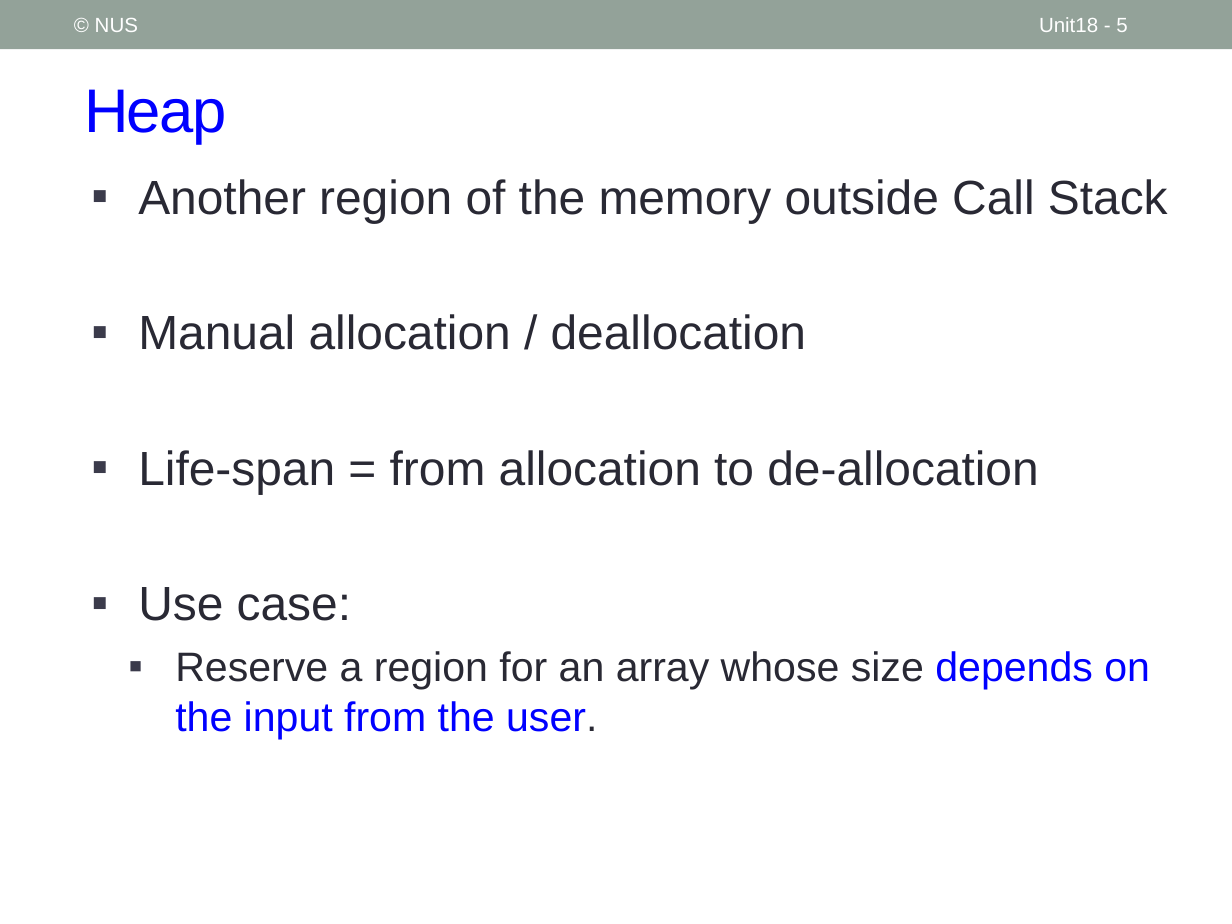
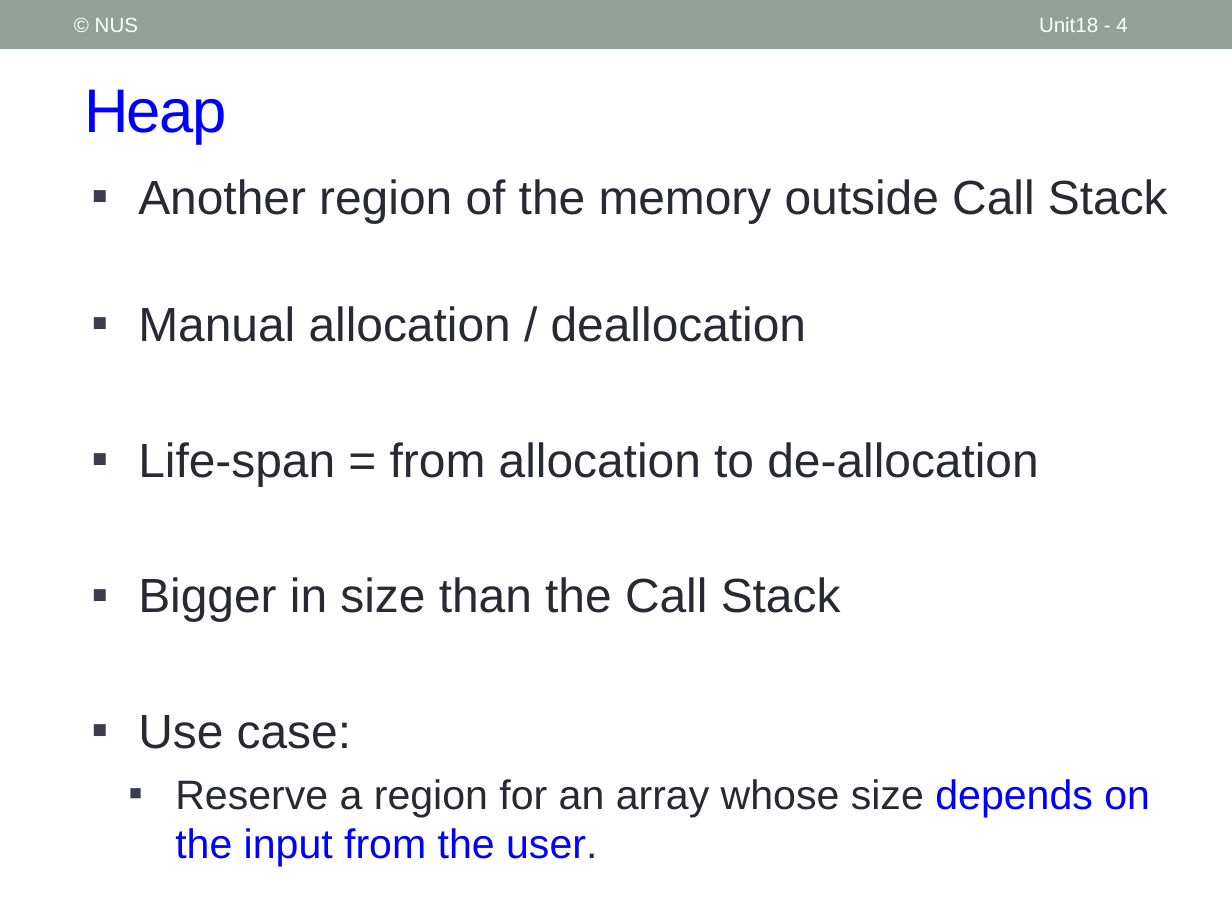
Before and after one commit to nus-cs1010-2021-s2/website, a slide deck: slide 4 of docs/slides/Unit18_Heap.pptx (slide 5 before the commit). Drawn at 1232x924 pixels with LibreOffice and Linux fonts; fonts in the diff are those of the drawing. Boxes give left, top, right and bottom in pixels: in the first picture for what was removed or moved away, otherwise in the second. Text is boxed around its words. In the diff, an @@ line names an element or a change of style, - is before the commit and + after.

```diff
--- a/docs/slides/Unit18_Heap.pptx
+++ b/docs/slides/Unit18_Heap.pptx
@@ page number at bbox=[1039, 17, 1127, 32]: text changed @@
-Unit18 - 5
+Unit18 - 4
@@ text at bbox=[138, 577, 841, 621]: paragraph added @@
+▪ Bigger in size than the Call Stack
```
Also in this commit, not shown: 1 other slide changed, 1 slide removed, 19 other files.
